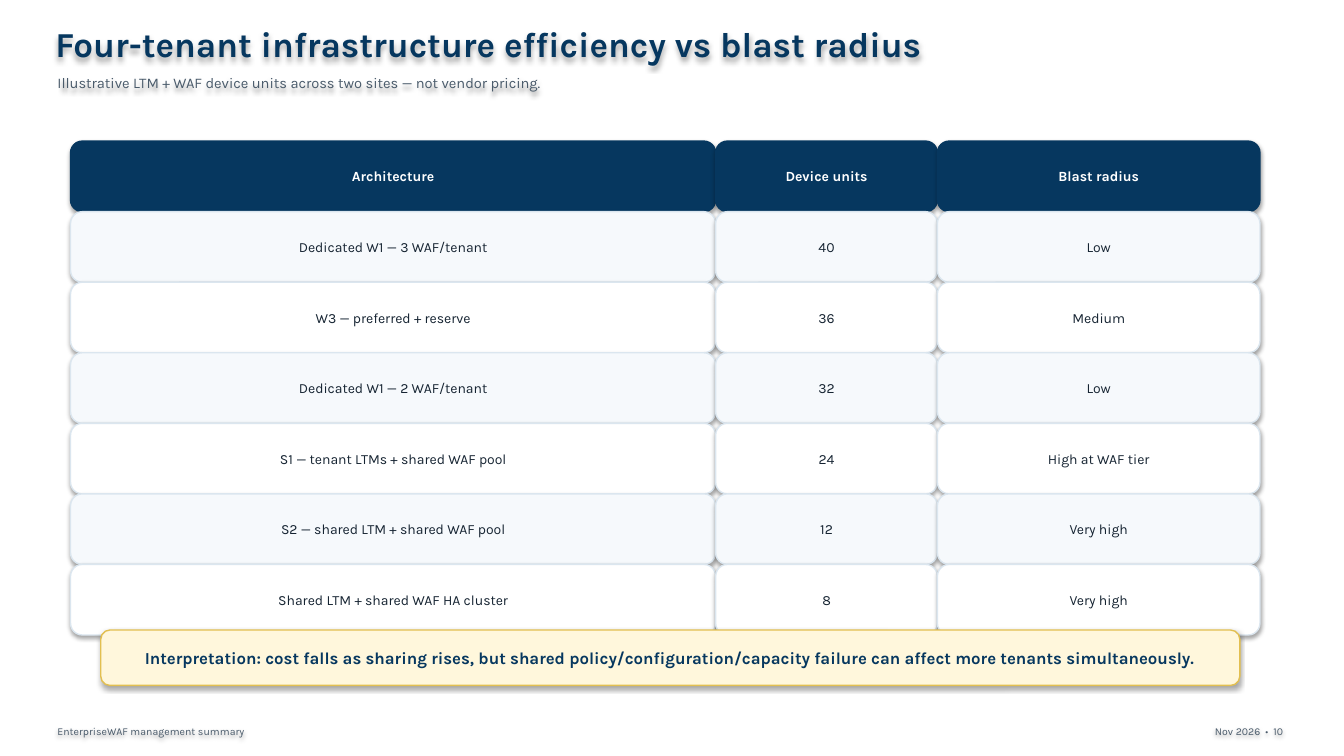
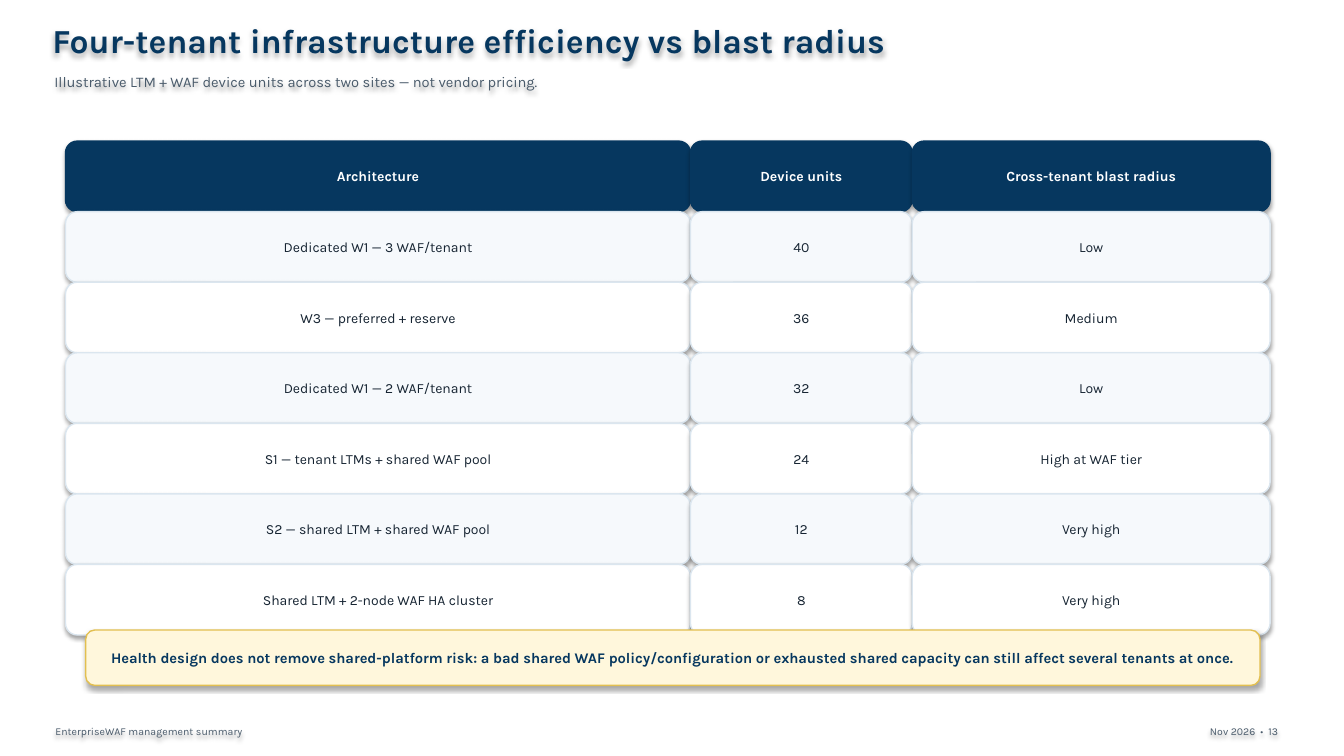
Before and after one commit to jfang88/EnterpriseWAF, a slide deck: slide 13 of management-artifacts/EnterpriseWAF_Management_Summary.pptx (slide 10 before the commit). Drawn at 1344x756 pixels with LibreOffice and Linux fonts; fonts in the diff are those of the drawing. Boxes give left, top, right and bottom in pixels: in the first picture for what was removed or moved away, otherwise in the second. Text is boxed around its words. In the diff, an @@ line names an element or a change of style, - is before the commit and + after.

```diff
--- a/management-artifacts/EnterpriseWAF_Management_Summary.pptx
+++ b/management-artifacts/EnterpriseWAF_Management_Summary.pptx
@@ text "Four-tenant infrastructure efficiency vs blast ..." at bbox=[52, 29, 885, 62]: size 25 to 24 pt @@
@@ rounded rectangle "Architecture": place and size @@
-rounded rectangle "Architecture" at bbox=[71, 141, 716, 212]
+rounded rectangle "Architecture" at bbox=[66, 141, 691, 212]
@@ rounded rectangle "Cross-tenant blast radius": place and size @@
-rounded rectangle "Cross-tenant blast radius" at bbox=[938, 141, 1260, 212]
+rounded rectangle "Cross-tenant blast radius" at bbox=[912, 141, 1270, 212]
@@ text in rounded rectangle at bbox=[1006, 171, 1176, 182]: text changed @@
-Blast radius
+Cross-tenant blast radius
@@ rounded rectangle "Dedicated W1 — 3 WAF/tenant": place and size @@
-rounded rectangle "Dedicated W1 — 3 WAF/tenant" at bbox=[71, 212, 716, 282]
+rounded rectangle "Dedicated W1 — 3 WAF/tenant" at bbox=[66, 212, 691, 282]
@@ rounded rectangle "Low": place and size @@
-rounded rectangle "Low" at bbox=[938, 212, 1260, 282]
+rounded rectangle "Low" at bbox=[912, 212, 1270, 282]
@@ rounded rectangle "W3 — preferred + reserve": place and size @@
-rounded rectangle "W3 — preferred + reserve" at bbox=[71, 282, 716, 353]
+rounded rectangle "W3 — preferred + reserve" at bbox=[66, 282, 691, 353]
@@ rounded rectangle "Medium": place and size @@
-rounded rectangle "Medium" at bbox=[938, 282, 1260, 353]
+rounded rectangle "Medium" at bbox=[912, 282, 1270, 353]
@@ rounded rectangle "Dedicated W1 — 2 WAF/tenant": place and size @@
-rounded rectangle "Dedicated W1 — 2 WAF/tenant" at bbox=[71, 353, 716, 423]
+rounded rectangle "Dedicated W1 — 2 WAF/tenant" at bbox=[66, 353, 691, 423]
@@ rounded rectangle "Low": place and size @@
-rounded rectangle "Low" at bbox=[938, 353, 1260, 423]
+rounded rectangle "Low" at bbox=[912, 353, 1270, 423]
@@ rounded rectangle "S1 — tenant LTMs + ...": place and size @@
-rounded rectangle "S1 — tenant LTMs + ..." at bbox=[71, 423, 716, 494]
+rounded rectangle "S1 — tenant LTMs + ..." at bbox=[66, 423, 691, 494]
@@ rounded rectangle "High at WAF tier": place and size @@
-rounded rectangle "High at WAF tier" at bbox=[938, 423, 1260, 494]
+rounded rectangle "High at WAF tier" at bbox=[912, 423, 1270, 494]
@@ rounded rectangle "S2 — shared LTM + ...": place and size @@
-rounded rectangle "S2 — shared LTM + ..." at bbox=[71, 494, 716, 565]
+rounded rectangle "S2 — shared LTM + ..." at bbox=[66, 494, 691, 565]
@@ rounded rectangle "Very high": place and size @@
-rounded rectangle "Very high" at bbox=[938, 494, 1260, 565]
+rounded rectangle "Very high" at bbox=[912, 494, 1270, 565]
@@ rounded rectangle "Shared LTM + 2-node WAF ...": place and size @@
-rounded rectangle "Shared LTM + 2-node WAF ..." at bbox=[71, 565, 716, 635]
+rounded rectangle "Shared LTM + 2-node WAF ..." at bbox=[66, 565, 691, 635]
@@ 7 rounded rectangles: place and size @@
-7 rounded rectangles at bbox=[716, 141, 938, 635]
+7 rounded rectangles at bbox=[691, 141, 912, 635]
@@ rounded rectangle "Very high": place and size @@
-rounded rectangle "Very high" at bbox=[938, 565, 1260, 635]
+rounded rectangle "Very high" at bbox=[912, 565, 1270, 635]
@@ text in rounded rectangle at bbox=[263, 595, 493, 605]: text changed @@
-Shared LTM + shared WAF HA cluster
+Shared LTM + 2-node WAF HA cluster
@@ rounded rectangle "Health design does not remove ...": place and size @@
-rounded rectangle "Health design does not remove ..." at bbox=[101, 630, 1240, 686]
+rounded rectangle "Health design does not remove ..." at bbox=[86, 630, 1260, 686]
@@ text in rounded rectangle at bbox=[111, 652, 1233, 667]: text changed; size 12 to 10.5 pt @@
-Interpretation: cost falls as sharing rises, but shared policy/configuration/capacity failure can affect more tenants simultaneously.
+Health design does not remove shared-platform risk: a bad shared WAF policy/configuration or exhausted shared capacity can still affect several tenants at once.
@@ text at bbox=[1210, 728, 1278, 735]: text changed @@
-Nov 2026 • 10
+Nov 2026 • 13
```
Also in this commit, not shown: 5 other slides changed, 9 slides added, 8 slides removed, 4 other files.
